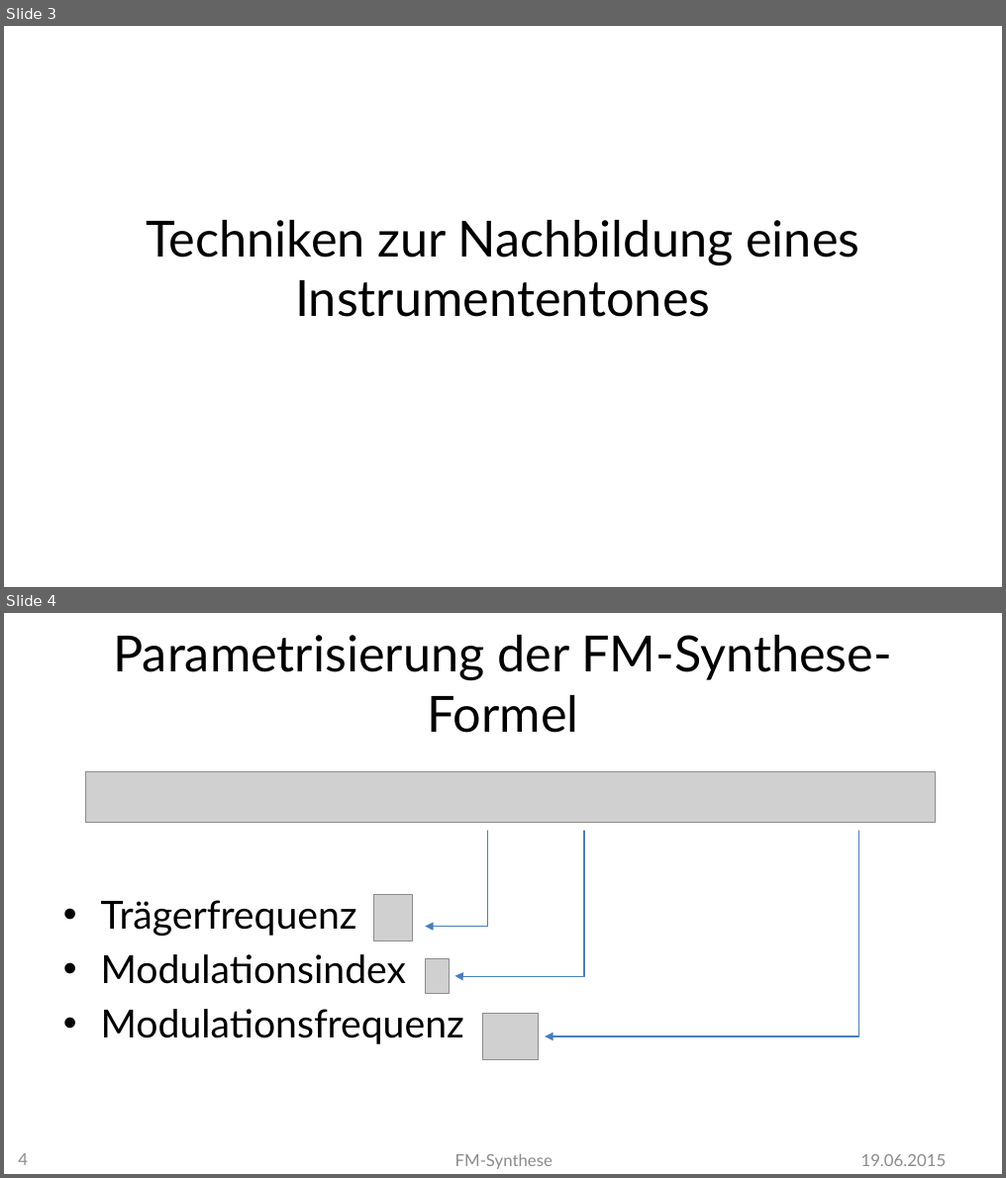
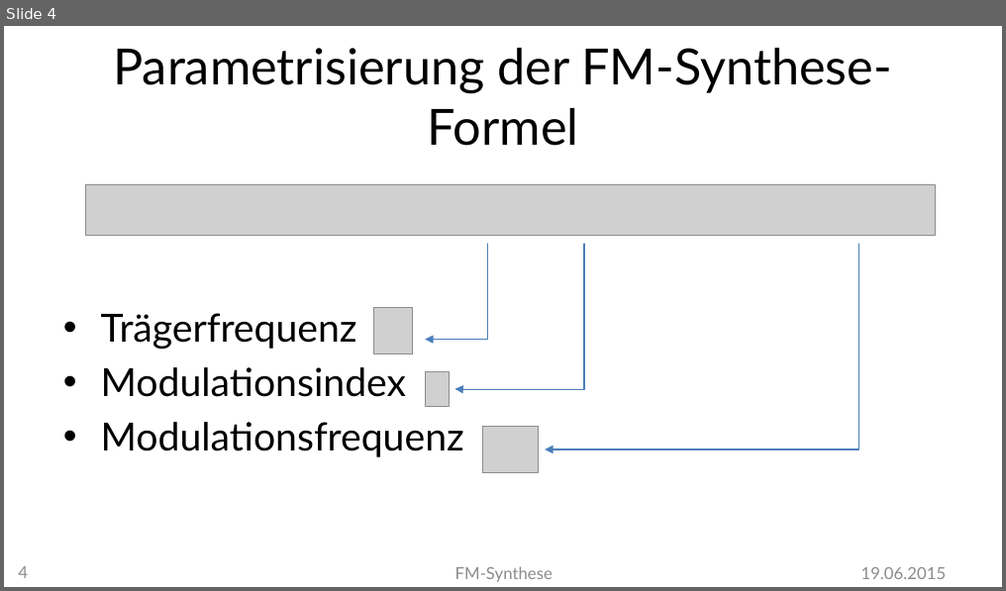
Before and after one commit to MBulli/VSeminar, a slide deck: Praesentation/FMSynthese-Gary.pptx. Shown one above the other, each under a label of ours: slides 3 and 4 before the commit, slide 4 after it. The pictures are 1006x1178 and 1006x591 pixels, drawn with LibreOffice and Linux fonts; fonts in the diff are those of the drawing; grey boxes stand for pictures; background and template pictures are left out. Boxes give left, top, right and bottom in pixels: in the first picture for what was removed or moved away, otherwise in the second. Text is boxed around its words. In the diff, an @@ line names an element or a change of style, - is before the commit and + after.

```diff
--- a/Praesentation/FMSynthese-Gary.pptx
+++ b/Praesentation/FMSynthese-Gary.pptx
@@ slide 3 removed at (4,26,1002,587), background #FFFFFF @@
@@ title removed at (146,220,859,317) @@
-Techniken zur Nachbildung eines Instrumententones
```
Also in this commit, not shown: 6 slides changed, 1 slide added, 4 other files.
